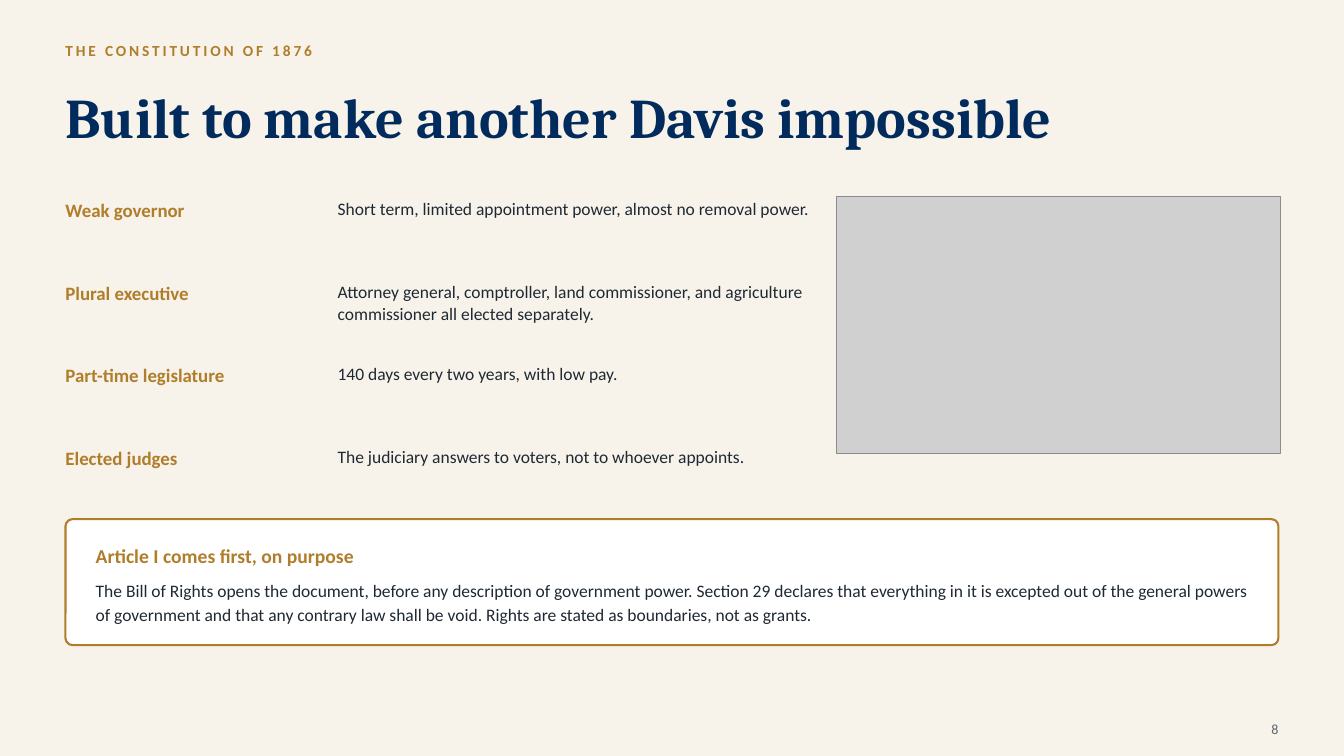
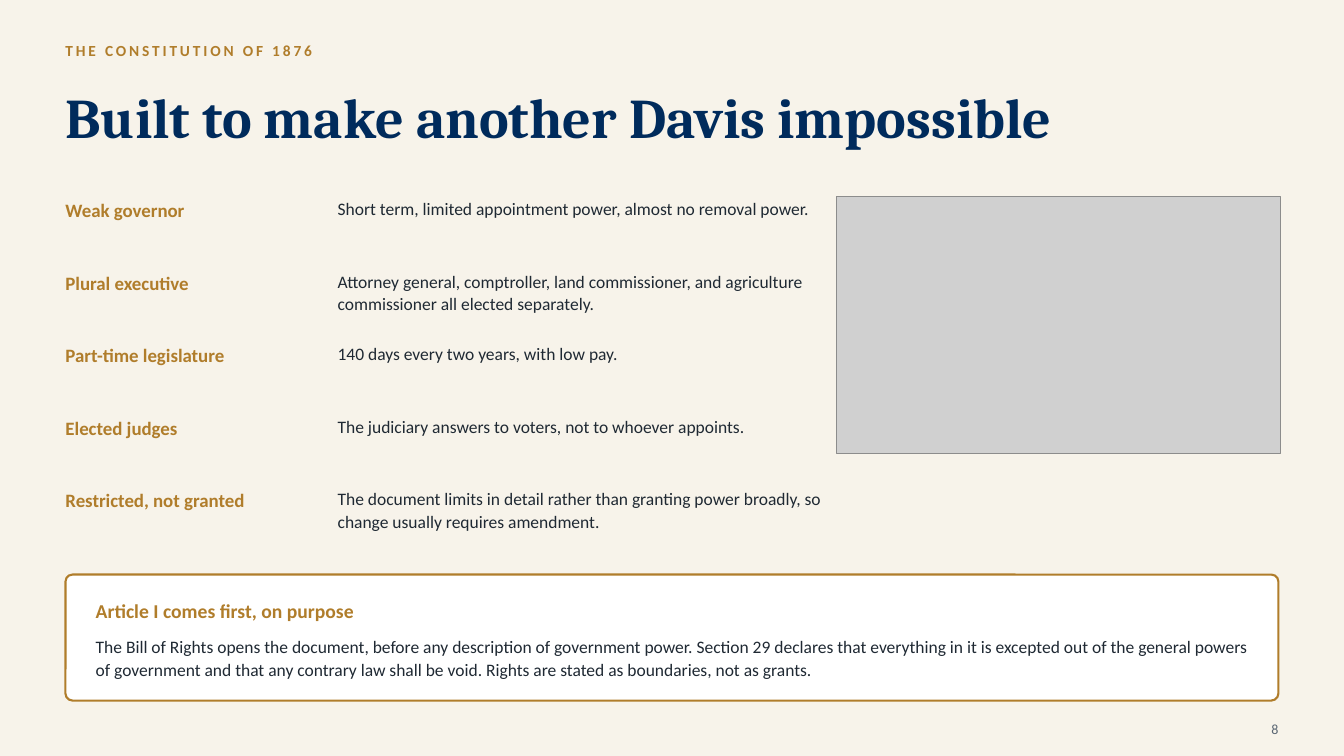
Before and after one commit to ProfessorJaredAlanStewart/texas-govt-modules, a slide deck: slide 9 of slides/Chapter 02 - The Texas Constitution (Lecture Deck).pptx. Drawn at 1344x756 pixels with LibreOffice and Linux fonts; fonts in the diff are those of the drawing; grey boxes stand for pictures. Boxes give left, top, right and bottom in pixels: in the first picture for what was removed or moved away, otherwise in the second. Text is boxed around its words. In the diff, an @@ line names an element or a change of style, - is before the commit and + after.

```diff
--- a/slides/Chapter 02 - The Texas Constitution (Lecture Deck).pptx
+++ b/slides/Chapter 02 - The Texas Constitution (Lecture Deck).pptx
@@ text "Attorney general, comptroller, land commissioner, ...": place and size @@
-text "Attorney general, comptroller, land commissioner, ..." at [338, 286, 802, 323]
+text "Attorney general, comptroller, land commissioner, ..." at [338, 276, 802, 313]
@@ text "Plural executive": place and size @@
-text "Plural executive" at [65, 286, 189, 300]
+text "Plural executive" at [65, 276, 189, 290]
@@ text "Part-time legislature": place and size @@
-text "Part-time legislature" at [65, 368, 224, 385]
+text "Part-time legislature" at [65, 348, 224, 365]
@@ text "140 days every two years, ...": place and size @@
-text "140 days every two years, ..." at [338, 368, 617, 383]
+text "140 days every two years, ..." at [338, 348, 617, 363]
@@ text "Elected judges": place and size @@
-text "Elected judges" at [65, 451, 178, 468]
+text "Elected judges" at [65, 421, 178, 438]
@@ text "The judiciary answers to voters, ...": place and size @@
-text "The judiciary answers to voters, ..." at [338, 451, 744, 466]
+text "The judiciary answers to voters, ..." at [338, 421, 744, 436]
@@ text "Restricted, not granted" rewrapped from [65, 532, 244, 553] to [65, 493, 244, 510] @@
@@ text added at [338, 493, 821, 531], 12.5 pt, text #1F2933 @@
+The document limits in detail rather than granting power broadly, so change usually requires amendment.
@@ 2 texts, 1 rounded rectangle: place and size @@
-2 texts, 1 rounded rectangle at [66, 519, 1278, 645]
+2 texts, 1 rounded rectangle at [66, 575, 1278, 701]
```
Also in this commit, not shown: 20 other files.
